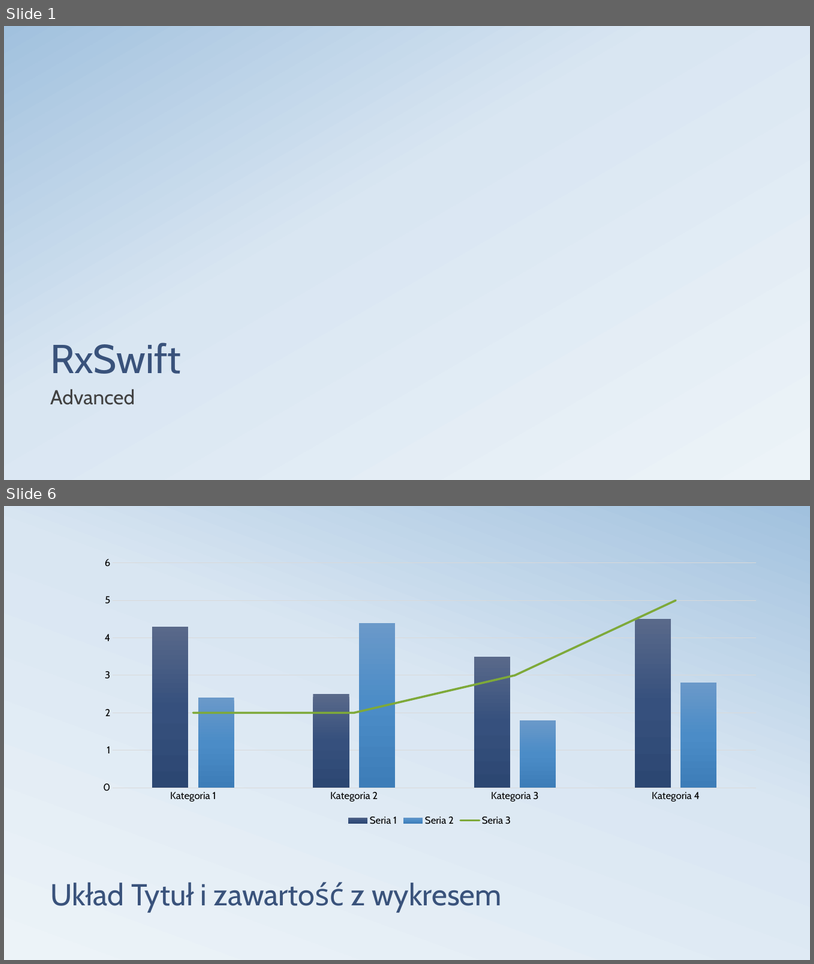
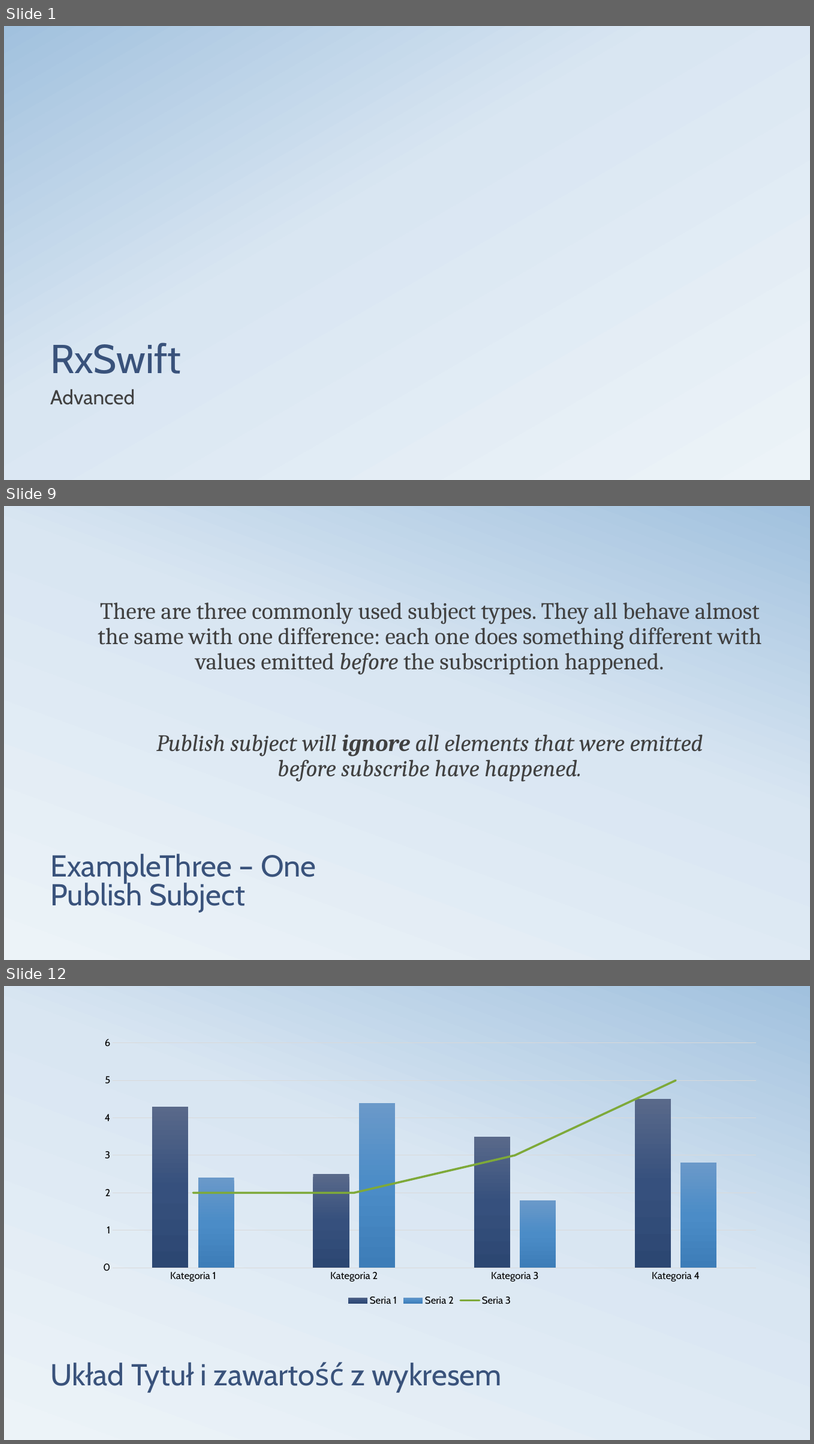
Before and after one commit to Kamajabu/RxSKM, a slide deck: Presentation.pptx. Shown one above the other, each under a label of ours: slides 1 and 6 before the commit, slides 1, 9 and 12 after it; the slides between them are not shown. The pictures are 814x964 and 814x1444 pixels, drawn with LibreOffice and Linux fonts; fonts in the diff are those of the drawing; background and template pictures are left out. Boxes give left, top, right and bottom in pixels: in the first picture for what was removed or moved away, otherwise in the second. Text is boxed around its words. In the diff, an @@ line names an element or a change of style, - is before the commit and + after.

Commit message:
Updating examples and presentation

```diff
--- a/Presentation.pptx
+++ b/Presentation.pptx
@@ slide 9 added at (x1=4, y1=506, x2=810, y2=960), background gradient #ECF3F8 to #D9E6F2 to #A1C1DE @@
@@ text added at (x1=98, y1=603, x2=762, y2=781), 28 pt, text #404040 @@
+There are three commonly used subject types. They all behave almost the same with one difference: each one does something different with values emitted before the subscription happened.
+Publish subject will ignore all elements that were emitted before subscribe have happened.
@@ title added at (x1=50, y1=853, x2=316, y2=912), 36 pt, text #39527B @@
+ExampleThree – One
+Publish Subject
@@ what was slide 6 is now slide 12 @@
```
Also in this commit, not shown: 4 slides changed, 5 other slides added, 5 other files.
